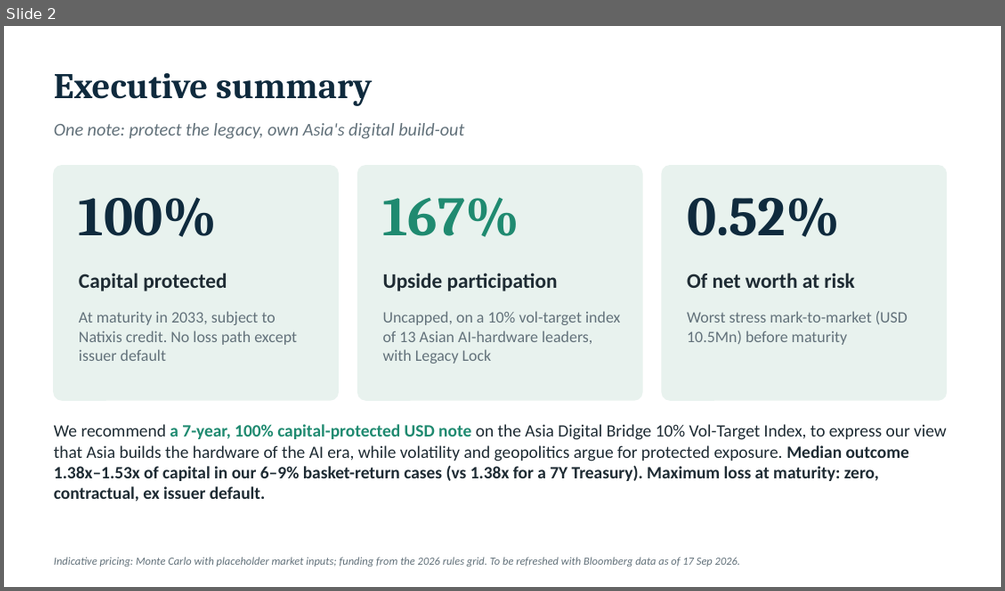
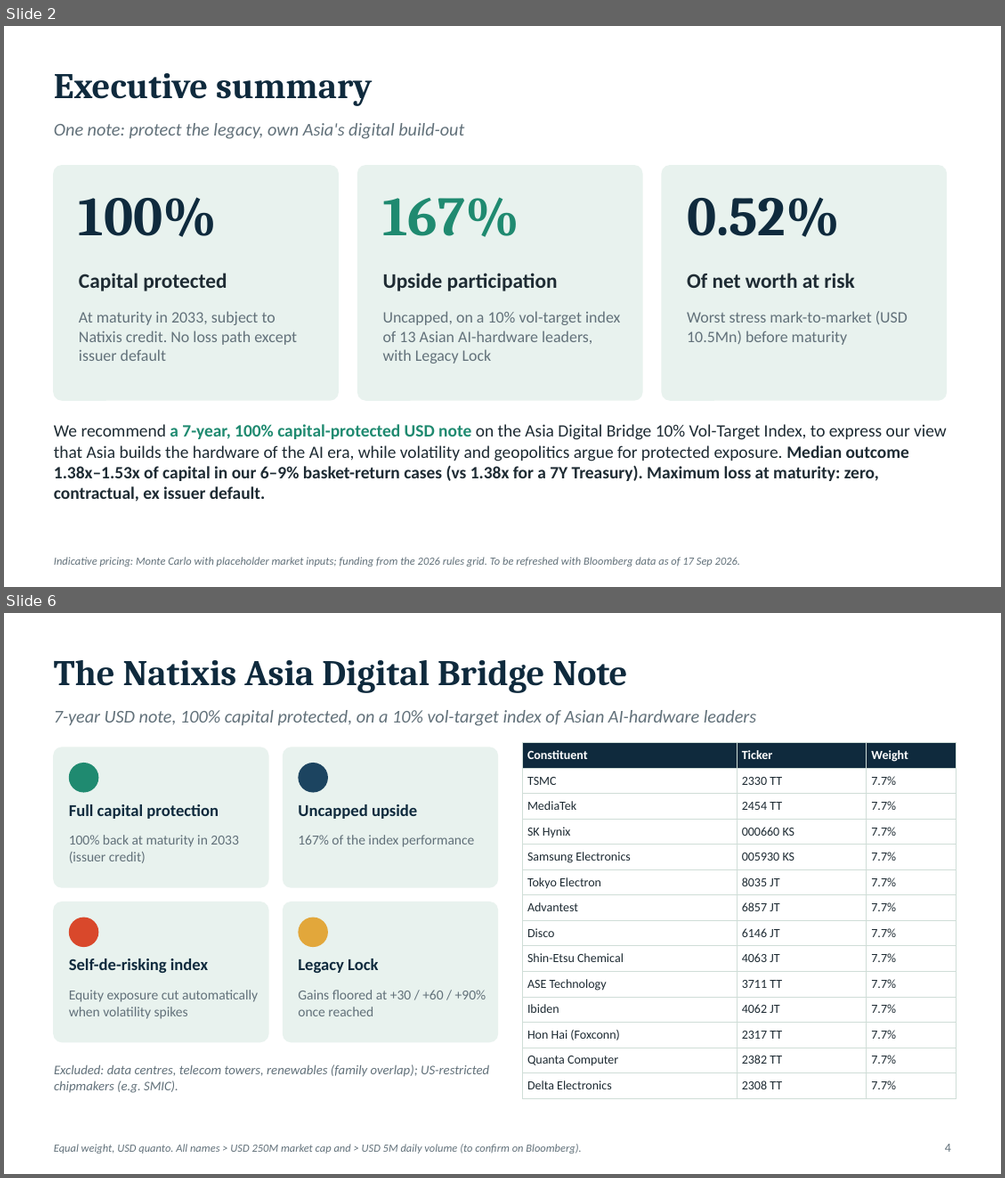
Before and after one commit to benjaminlhl/natixis-case-comp, a slide deck: deck/Asia-Digital-Bridge-Note.pptx. Shown one above the other, each under a label of ours: slide 2 before the commit, slides 2 and 6 after it; the slides between them are not shown. The pictures are 1005x591 and 1005x1178 pixels, drawn with LibreOffice and Linux fonts; fonts in the diff are those of the drawing. Boxes give left, top, right and bottom in pixels: in the first picture for what was removed or moved away, otherwise in the second. Text is boxed around its words. In the diff, an @@ line names an element or a change of style, - is before the commit and + after.

```diff
--- a/deck/Asia-Digital-Bridge-Note.pptx
+++ b/deck/Asia-Digital-Bridge-Note.pptx
@@ slide 6 added at (4,613,1001,1174), background #FFFFFF @@
@@ text added at (54,660,627,693), 26 pt, text #0F2A3D, bold @@
+The Natixis Asia Digital Bridge Note
@@ text added at (54,710,756,726), 13 pt, text #62717A, italic @@
+7-year USD note, 100% capital protected, on a 10% vol-target index of Asian AI-hardware leaders
@@ table added at (522,743,956,1093), 14 rows, 3 columns @@
+Constituent | Ticker | Weight
+TSMC | 2330 TT | 7.7%
+MediaTek | 2454 TT | 7.7%
+SK Hynix | 000660 KS | 7.7%
+Samsung Electronics | 005930 KS | 7.7%
+Tokyo Electron | 8035 JT | 7.7%
+Advantest | 6857 JT | 7.7%
+Disco | 6146 JT | 7.7%
+Shin-Etsu Chemical | 4063 JT | 7.7%
+ASE Technology | 3711 TT | 7.7%
+Ibiden | 4062 JT | 7.7%
+Hon Hai (Foxconn) | 2317 TT | 7.7%
+Quanta Computer | 2382 TT | 7.7%
+Delta Electronics | 2308 TT | 7.7%
@@ rounded rectangle added at (54,747,268,887), fill #E8F2EE, outline #E8F2EE 1 pt @@
@@ ellipse added at (69,763,98,793), fill #1F8A70 @@
@@ rounded rectangle added at (283,747,497,887), fill #E8F2EE, outline #E8F2EE 1 pt @@
@@ ellipse added at (298,763,328,793), fill #1C4460 @@
@@ text added at (69,804,218,819), 12 pt, text #0F2A3D, bold @@
+Full capital protection
@@ text added at (298,804,417,819), 12 pt, text #0F2A3D, bold @@
+Uncapped upside
@@ text added at (69,835,238,863), 10 pt, text #62717A @@
+100% back at maturity in 2033 (issuer credit)
@@ text added at (298,835,474,847), 10 pt, text #62717A @@
+167% of the index performance
@@ rounded rectangle added at (54,902,268,1042), fill #E8F2EE, outline #E8F2EE 1 pt @@
@@ rounded rectangle added at (283,902,497,1042), fill #E8F2EE, outline #E8F2EE 1 pt @@
@@ ellipse added at (69,917,98,947), fill #D9482B @@
@@ ellipse added at (298,917,328,947), fill #E2A73B @@
@@ text added at (69,958,208,973), 12 pt, text #0F2A3D, bold @@
+Self-de-risking index
@@ text added at (298,958,378,973), 12 pt, text #0F2A3D, bold @@
+Legacy Lock
@@ text added at (69,989,258,1019), 10 pt, text #62717A @@
+Equity exposure cut automatically when volatility spikes
@@ text added at (298,989,486,1016), 10 pt, text #62717A @@
+Gains floored at +30 / +60 / +90% once reached
@@ text added at (54,1064,489,1093), 9.5 pt, text #62717A, italic @@
+Excluded: data centres, telecom towers, renewables (family overlap); US-restricted chipmakers (e.g. SMIC).
@@ text added at (54,1143,581,1153), 8 pt, text #62717A, italic @@
+Equal weight, USD quanto. All names > USD 250M market cap and > USD 5M daily volume (to confirm on Bloomberg).
@@ text added at (945,1143,951,1151), 9 pt, text #62717A @@
+4
```
Also in this commit, not shown: 6 slides changed, 4 other slides added, 4 slides removed, 1 other file.
